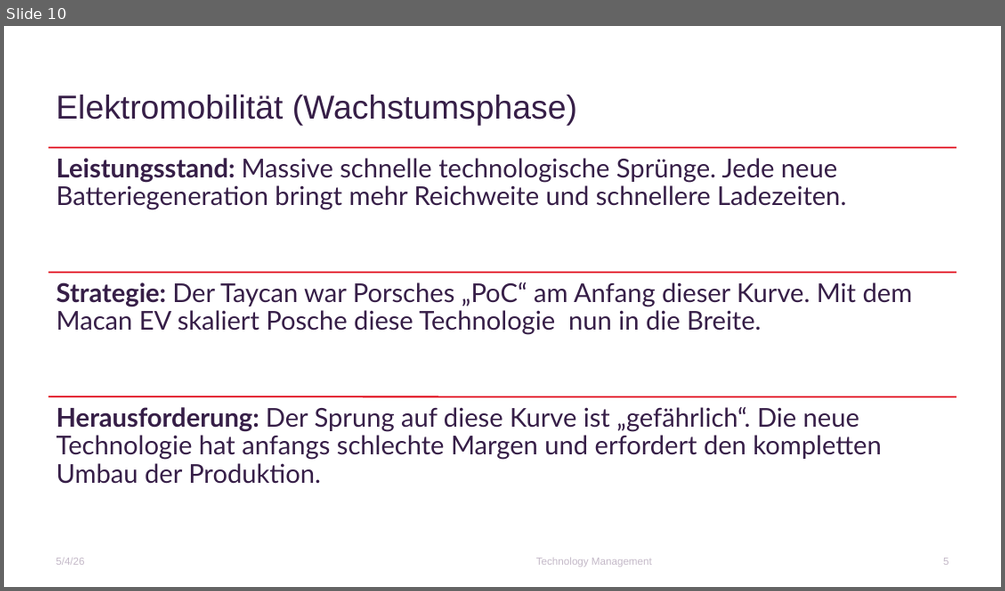
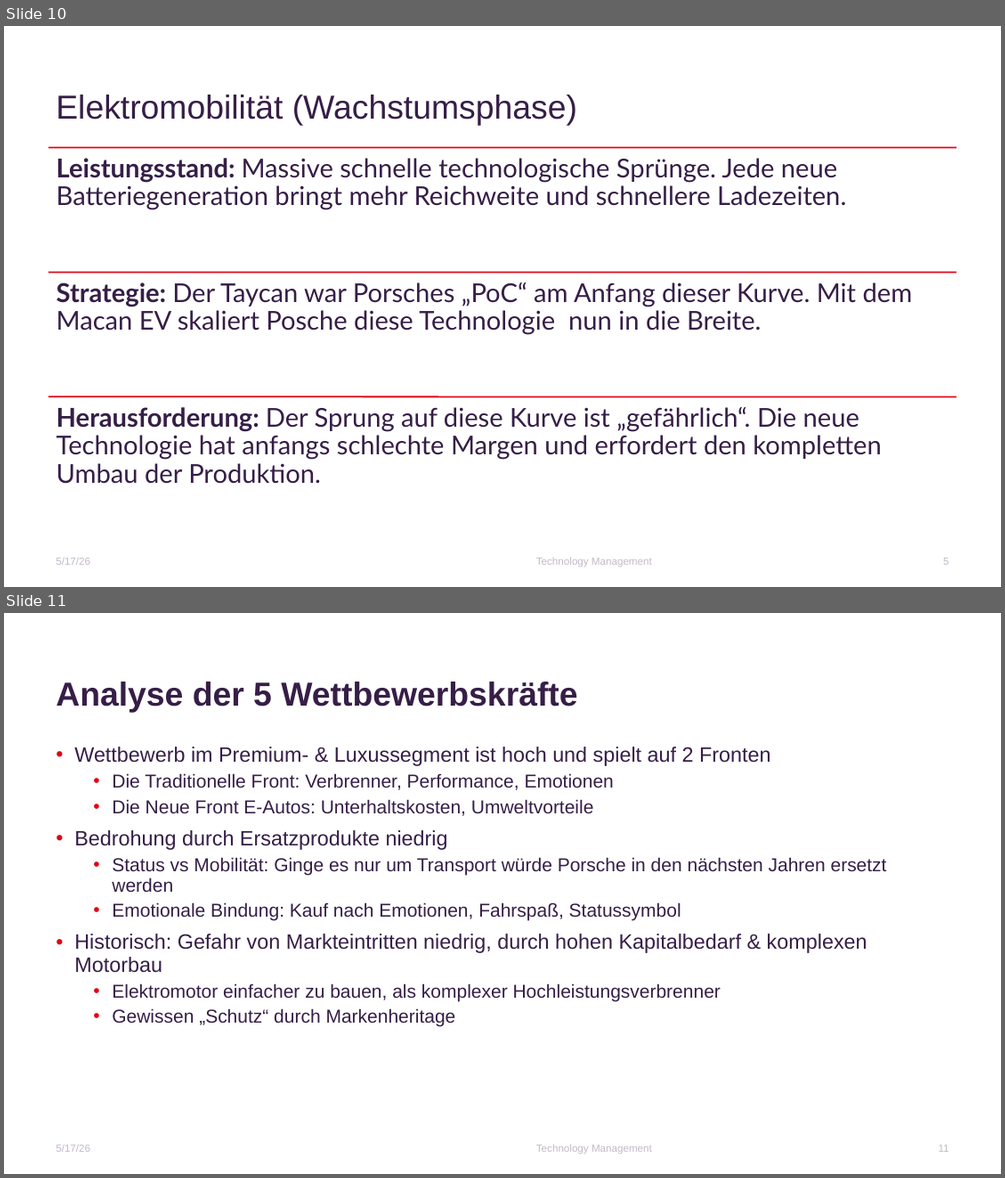
Before and after one commit to Erickk0/Master, a slide deck: 1. Semester/Technology Management/Praktikum/PorscheTechManagement1.pptx. Shown one above the other, each under a label of ours: slide 10 before the commit, slides 10 and 11 after it. The pictures are 1005x591 and 1005x1178 pixels, drawn with LibreOffice and Linux fonts; fonts in the diff are those of the drawing; background and template pictures are left out. Boxes give left, top, right and bottom in pixels: in the first picture for what was removed or moved away, otherwise in the second. Text is boxed around its words. In the diff, an @@ line names an element or a change of style, - is before the commit and + after.

```diff
--- a/1. Semester/Technology Management/Praktikum/PorscheTechManagement1.pptx
+++ b/1. Semester/Technology Management/Praktikum/PorscheTechManagement1.pptx
@@ slide 11 added at (4, 613, 1001, 1174), background #FFFFFF @@
@@ title added at (56, 682, 577, 712), 32 pt, text #361E47, bold @@
+Analyse der 5 Wettbewerbskräfte
@@ text added at (74, 747, 887, 1027), 18 pt, text #361E47 @@
+• Wettbewerb im Premium- & Luxussegment ist hoch und spielt auf 2 Fronten
+  • Die Traditionelle Front: Verbrenner, Performance, Emotionen
+  • Die Neue Front E-Autos: Unterhaltskosten, Umweltvorteile
+• Bedrohung durch Ersatzprodukte niedrig
+  • Status vs Mobilität: Ginge es nur um Transport würde Porsche in den nächsten Jahren ersetzt werden
+  • Emotionale Bindung: Kauf nach Emotionen, Fahrspaß, Statussymbol
+• Historisch: Gefahr von Markteintritten niedrig, durch hohen Kapitalbedarf & komplexen Motorbau
+  • Elektromotor einfacher zu bauen, als komplexer Hochleistungsverbrenner
+  • Gewissen „Schutz“ durch Markenheritage
@@ text added at (56, 1144, 90, 1151), 10 pt, text #C4B9C8 @@
+5/17/26
@@ text added at (536, 1144, 652, 1153), 10 pt, text #C4B9C8 @@
+Technology Management
@@ page number added at (938, 1144, 949, 1151), 10 pt, text #C4B9C8 @@
+11
@@ slide 10 changed as well @@
@@ text at (56, 557, 90, 564): text changed @@
-5/4/26
+5/17/26
```
Also in this commit, not shown: 10 other slides changed, 4 other slides added, 21 other files.
